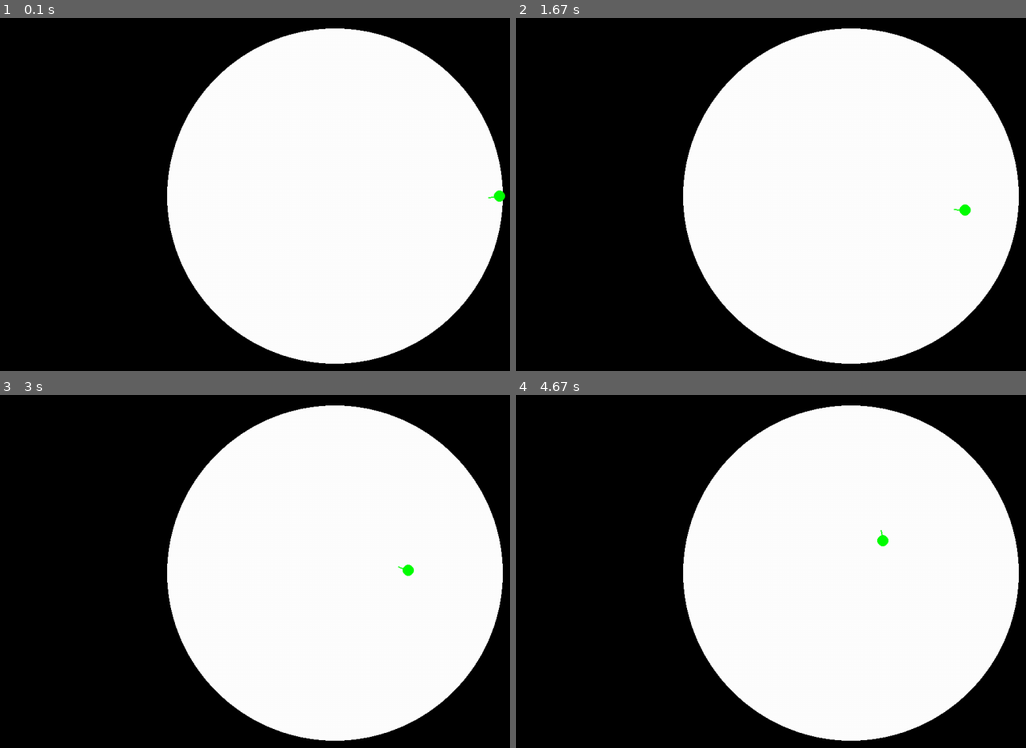
Above: before the commit, frames 1-4 (two rows, left to right).
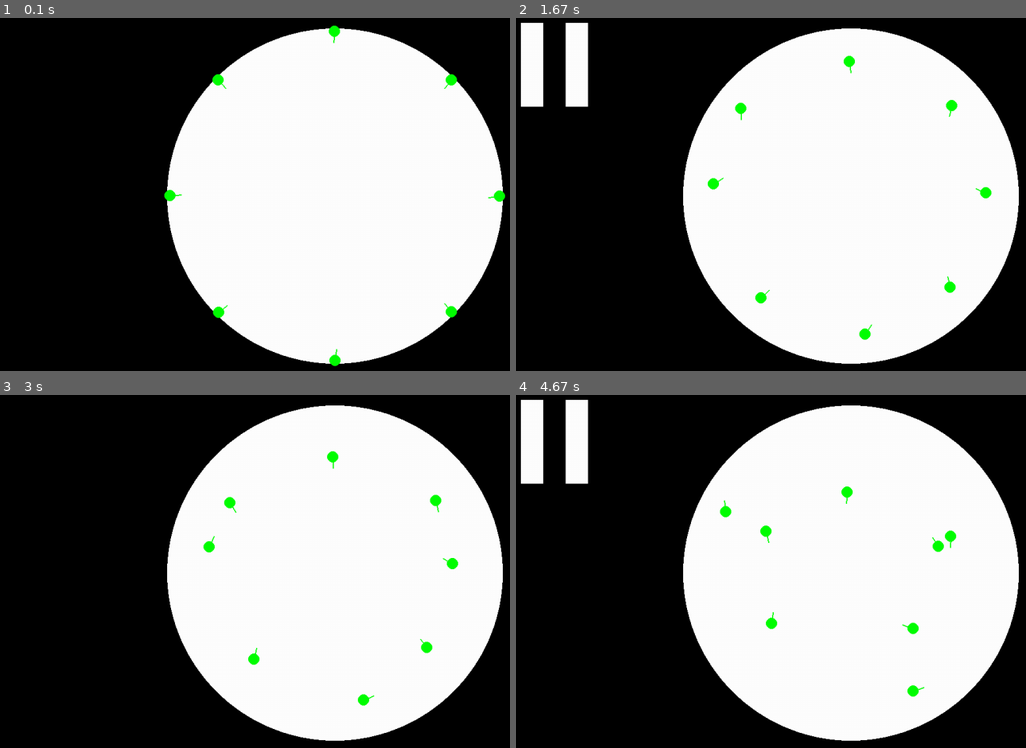
Above: after the commit, the same moments.

Repository: GabrielSaH/Natural-Selection-Simulator
Game: pygame game, started from main.py
Same seed, same stepped clock (60 frames per second), same inputs: the game is played once before the commit and once after it.
Inputs:
- Up to frame 1 (0.1 s): no input
- Up to frame 2 (1.67 s): tap Space at 0.33, 0.73, 1.03, 1.23, 1.57 s
- Up to frame 3 (3 s): tap Space at 1.87, 2.07, 2.37, 2.63, 2.97 s
- Up to frame 4 (4.67 s): tap Space at 3.27, 3.4, 3.8, 4.1, 4.47 s

The runs differ from the first frame. In frame 1, 0.5% of the frame differs, in the area x 32-90%, y 2-99%; in frame 2, 2.8%, in the area x 0-94%, y 1-92%; in frame 3, 0.6%; in frame 4, 2.8%.

Commit message:
Pause Button
Implementation of a pause button (Space) with the new module pygameHelpers designed to have the pygame extra functions

Diff:
--- a/main.py
+++ b/main.py
@@ -1,4 +1,5 @@
 import entidade
+import pygameHelpers
 
 import pygame
 from math import sin,cos,tan,radians, pi
@@ -12,19 +13,16 @@
 clock = pygame.time.Clock()
 running = True
 
-
 # Variaveis de entidades
 
 listaEnt = []
 
 # Criando Variaveis de entidades
 
-qntEntidades = 1
+qntEntidades = 8
 for i in range(qntEntidades):
     posX = x / 2 + cos(radians((360 / qntEntidades) * i)) * 299
     posY = y / 2 - sin(radians((360 / qntEntidades) * i)) * 299
-
-    print (posX,posY)
 
     listaEnt.append(entidade.entidade(screen,posX,posY, 180 + (360 / qntEntidades) * i))
 
@@ -34,9 +32,16 @@
     # Checa a stack de eventos
     # pygame.QUIT é o evento de clicar no X
 
+
     for event in pygame.event.get():
         if event.type == pygame.QUIT:
             running = False
+
+        # Configurando pause
+        if event.type == pygame.KEYDOWN:
+            if event.key == pygame.K_SPACE:
+                pygameHelpers.pause(screen)
+
 
     # apaga o ultimo frame enxendo a tela de preto
     screen.fill("black")
--- /dev/null
+++ b/pygameHelpers.py
@@ -0,0 +1,22 @@
+import pygame
+
+def pause(janela):
+    pause = True
+
+    rect1 = pygame.Rect(50,50,40,150)
+    rect2 = pygame.Rect(130,50,40,150)
+
+    pygame.draw.rect(janela, "white", rect1)
+    pygame.draw.rect(janela, "white", rect2)
+
+    pygame.display.flip()
+
+    while pause:
+        for event in pygame.event.get():
+            if event.type == pygame.QUIT:
+                pygame.quit()
+                quit()
+
+            if event.type == pygame.KEYDOWN:
+                if event.key == pygame.K_SPACE:
+                    return
